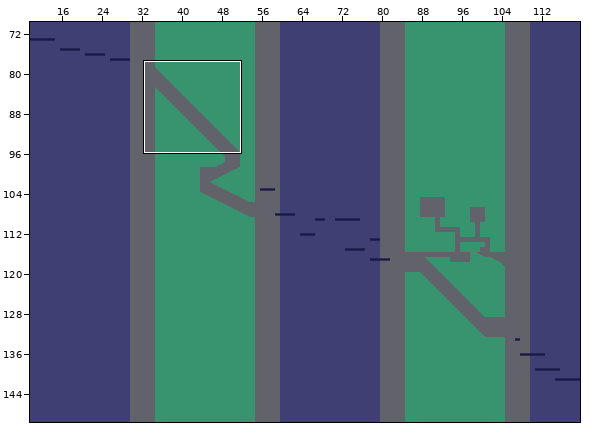
A Tiled map gets an edit: New Unity Project/Assets/SuperTiled2Unity/Import(GE)/2nd_Level.tmx. The picture above shows the old version from afar; the outline marks the close-up.
Close-up. Old version:
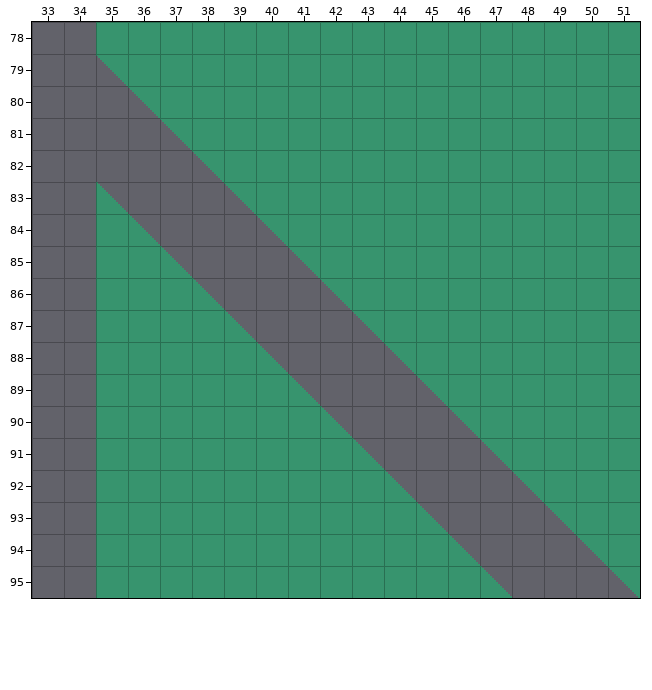
Cells are 16x16 px. Shown: x 33..51, y 78..95. The commit also changed other parts of the map, which this record leaves out.
After:
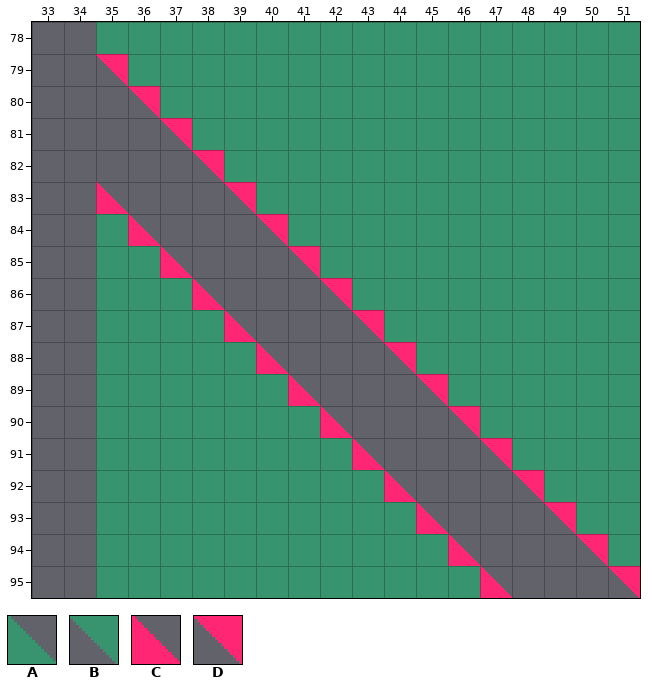
Key: from "2nd_Level": A 11, B 15; from "Prototype_1": C 11, D 15.
_ is an empty cell, . an unchanged one.
Difference:
--- layer "Foreground"
@@ x 35..51 @@
-79 B................
-80 .B...............
-81 ..B..............
-82 ...B.............
-83 A...B............
-84 .A...B...........
-85 ..A...B..........
-86 ...A...B.........
-87 ....A...B........
-88 .....A...B.......
-89 ......A...B......
-90 .......A...B.....
-91 ........A...B....
-92 .........A...B...
-93 ..........A...B..
-94 ...........A...B.
-95 ............A...B
+79 D................
+80 .D...............
+81 ..D..............
+82 ...D.............
+83 C...D............
+84 .C...D...........
+85 ..C...D..........
+86 ...C...D.........
+87 ....C...D........
+88 .....C...D.......
+89 ......C...D......
+90 .......C...D.....
+91 ........C...D....
+92 .........C...D...
+93 ..........C...D..
+94 ...........C...D.
+95 ............C...D
Changed places in both close-ups, as pixel boxes (x1, y1, x2, y2):
changed: (96, 54, 640, 598)
